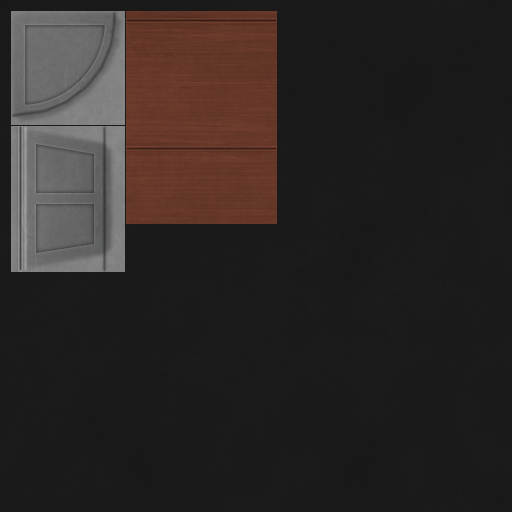
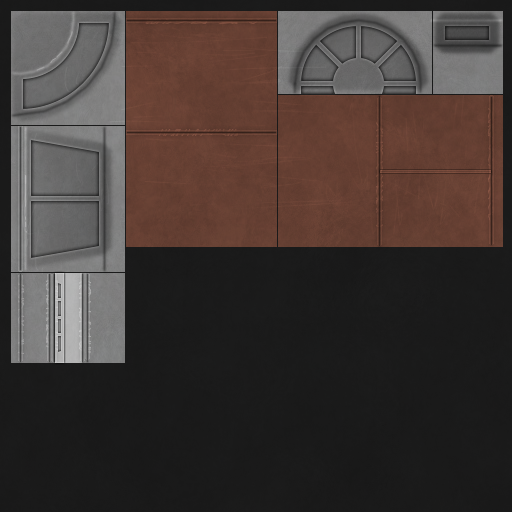
Before/after of a 512×512 layered artwork. What changed in the layer stack:
painted on "a" over [11, 11, 503, 272]
added layer "h2" (overlay, 40%) above "h1" over [24, 31, 73, 233]
renamed "hg 1" to "h1", painted on it over [11, 11, 503, 273]
renamed "low 1" to "l1", painted on it over [11, 11, 503, 274]
painted on "b" (2nd of 3, in "b") over [20, 96, 492, 362]
added layer "higher" in group "b" over [18, 19, 493, 354]
painted on "b high" over [18, 95, 494, 363]
painted on "GR2" over [121, 20, 482, 235]
painted on "gr1" over [12, 93, 502, 365]
removed layer "scuffe" (was overlay, 7%) over [126, 11, 277, 224]
added layer "wear" (1st of 2) (overlay, 7%) above "wear" over [126, 11, 503, 247]
painted on "b" (3rd of 3) over [11, 11, 503, 363]
